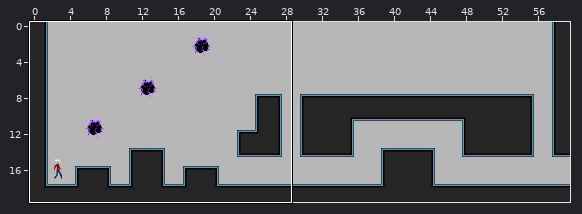
Tiled map (JSON) -- res/map/untitled.json. The first picture is a wide view before the edit; the outline marks the close-up.
Close-up. As it was:
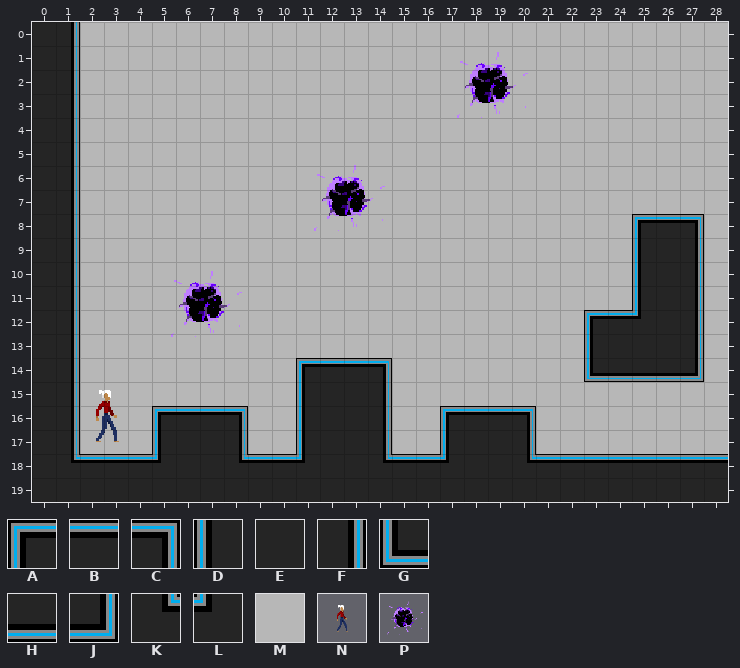
Cells are 16x16 px. Shown: x 0..28, y 0..19.
Key: from "main": A 0, B 1, C 2, D 40, E 41, F 42, G 80, H 81, J 82, K 160, L 161, M 443; from "objects": N 0, P 1.
_ is an empty cell.
Objects are placed by their top-left corner, in cells (3,4 is the top-left corner of cell 3,4); size is 1x1 cell unless given.
Layer "Tile Layer 1" before, first column x 0:
 0 EFMMMMMMMMMMMMMMMMMMMMMMMMMMM
 1 EFMMMMMMMMMMMMMMMMMMMMMMMMMMM
 2 EFMMMMMMMMMMMMMMMMMMMMMMMMMMM
 3 EFMMMMMMMMMMMMMMMMMMMMMMMMMMM
 4 EFMMMMMMMMMMMMMMMMMMMMMMMMMMM
 5 EFMMMMMMMMMMMMMMMMMMMMMMMMMMM
 6 EFMMMMMMMMMMMMMMMMMMMMMMMMMMM
 7 EFMMMMMMMMMMMMMMMMMMMMMMMMMMM
 8 EFMMMMMMMMMMMMMMMMMMMMMMMABCM
 9 EFMMMMMMMMMMMMMMMMMMMMMMMDEFM
10 EFMMMMMMMMMMMMMMMMMMMMMMMDEFM
11 EFMMMMMMMMMMMMMMMMMMMMMMMDEFM
12 EFMMMMMMMMMMMMMMMMMMMMMABLEFM
13 EFMMMMMMMMMMMMMMMMMMMMMDEEEFM
14 EFMMMMMMMMMABBCMMMMMMMMGHHHJM
15 EFMMMMMMMMMDEEFMMMMMMMMMMMMMM
16 EFMMMABBCMMDEEFMMABBCMMMMMMMM
17 EFMMMDEEFMMDEEFMMDEEFMMMMMMMM
18 EKBBBLEEKBBLEEKBBLEEKBBBBBBBB
19 EEEEEEEEEEEEEEEEEEEEEEEEEEEEE
Objects on layer "Object Layer 1" before:
P "GravWell" at 17.1,0.6 size 4x4
P "GravWell" at 11.1,5.3 size 4x4
P "GravWell" at 5.2,9.8 size 4x4
N "Player" at 1.1,14.4 size 4x4
Now the later version:
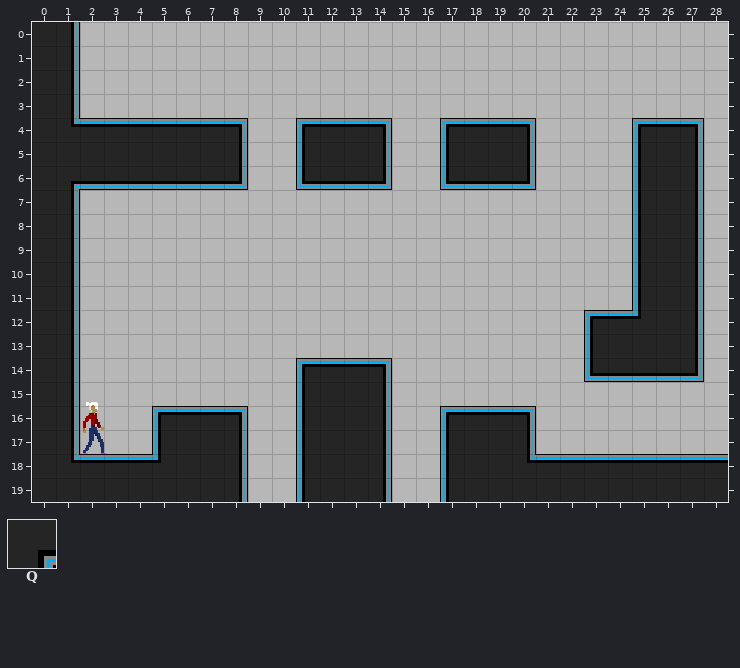
Further tiles: from "main": Q 120.
The exact change:
Layer "Tile Layer 1":
Tile M gives way to tile A in row 4 at x 11, 17 and 25.
Tile M gives way to tile B in row 4 at x 2 to 7, 12 to 13, 18 to 19 and 26.
Tile M gives way to tile C in row 4 at x 8, 14, 20 and 27.
Tile A gives way to tile D in row 8 at x 25.
Tile E gives way to tile D in row 19 at x 11 and 17.
Tile L gives way to tile D in row 18 at x 11 and 17.
Tile M gives way to tile D in row 5 at x 11, 17 and 25; in rows 6 to 7 at x 25.
Tile B gives way to tile E in row 8 at x 26.
Tile F gives way to tile E in row 5 at x 1.
Tile M gives way to tile E in row 5 at x 2 to 7, 12 to 13, 18 to 19 and 26; in rows 6 to 7 at x 26.
Tile C gives way to tile F in row 8 at x 27.
Tile E gives way to tile F in row 19 at x 8 and 14.
Tile K gives way to tile F in row 18 at x 8 and 14.
Tile M gives way to tile F in row 5 at x 8, 14, 20 and 27; in rows 6 to 7 at x 27.
Tile M gives way to tile G in row 6 at x 11 and 17.
Tile M gives way to tile H in row 6 at x 2 to 7, 12 to 13 and 18 to 19.
Tile M gives way to tile J in row 6 at x 8, 14 and 20.
Tile F gives way to tile K in row 4 at x 1.
Tile B gives way to tile M in row 18 at x 9 to 10 and 15 to 16.
Tile E gives way to tile M in row 19 at x 9 to 10 and 15 to 16.
Tile F gives way to tile Q in row 6 at x 1.
Layer "Object Layer 1":
Object N "Player" at 1.1,14.4 size 4x4 becomes N "Player" at 0.6,14.9 size 4x4.
Object P "GravWell" at 17.1,0.6 size 4x4 is removed.
Object P "GravWell" at 11.1,5.3 size 4x4 is removed.
Object P "GravWell" at 5.2,9.8 size 4x4 is removed.
Where, in picture pixels (left, top, right, bottom), the same in both close-ups:
changed: (440, 52, 536, 190)
changed: (71, 118, 248, 190)
changed: (296, 118, 392, 231)
changed: (632, 118, 704, 223)
removed: (171, 271, 242, 337)
changed: (83, 390, 119, 454)
changed: (239, 454, 305, 502)
changed: (383, 454, 449, 502)
